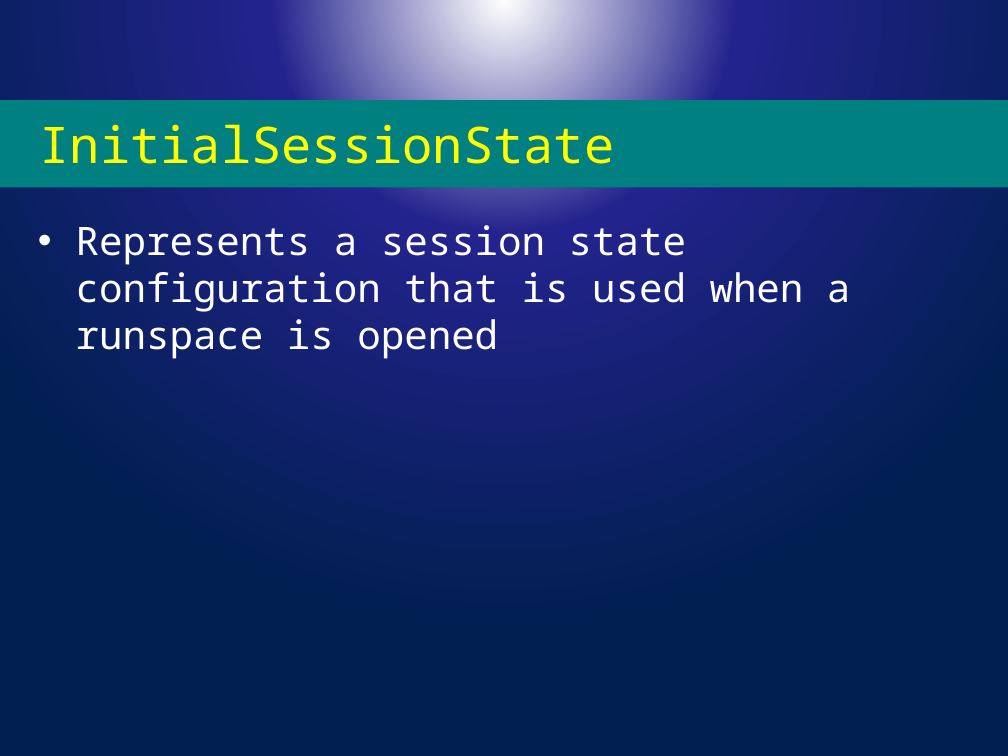
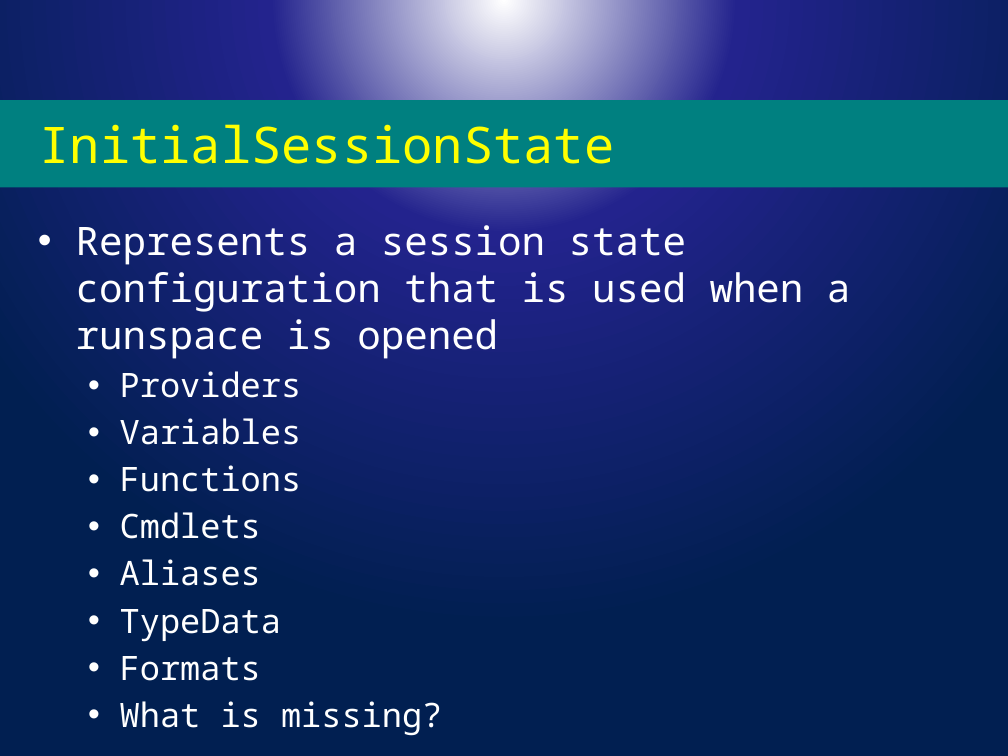
Before and after one commit to powercode/PSConfEU, a slide deck: slide 4 of Parallel/Parallelizing PowerShell.pptx. Drawn at 1008x756 pixels with LibreOffice and Linux fonts; fonts in the diff are those of the drawing; background and template pictures are left out. Boxes give left, top, right and bottom in pixels: in the first picture for what was removed or moved away, otherwise in the second. Text is boxed around its words. In the diff, an @@ line names an element or a change of style, - is before the commit and + after.

```diff
--- a/Parallel/Parallelizing PowerShell.pptx
+++ b/Parallel/Parallelizing PowerShell.pptx
@@ text at [120, 371, 442, 736]: paragraphs added @@
+  • Providers
+  • Variables
+  • Functions
+  • Cmdlets
+  • Aliases
+  • TypeData
+  • Formats
+  • What is missing?
```
Also in this commit, not shown: 2 slides added, 4 other files.
